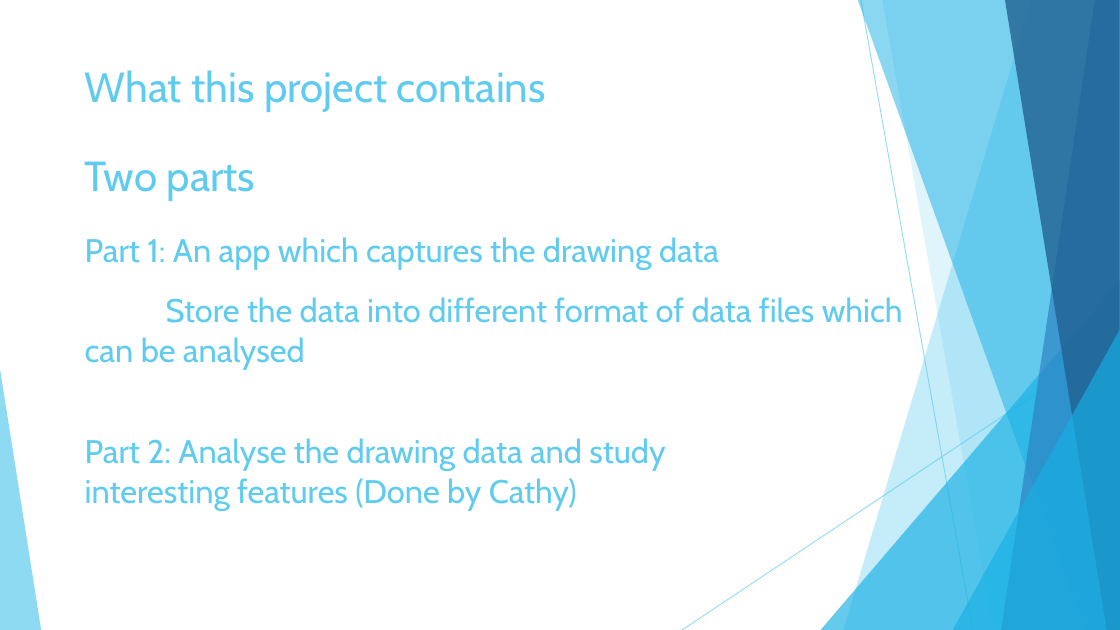
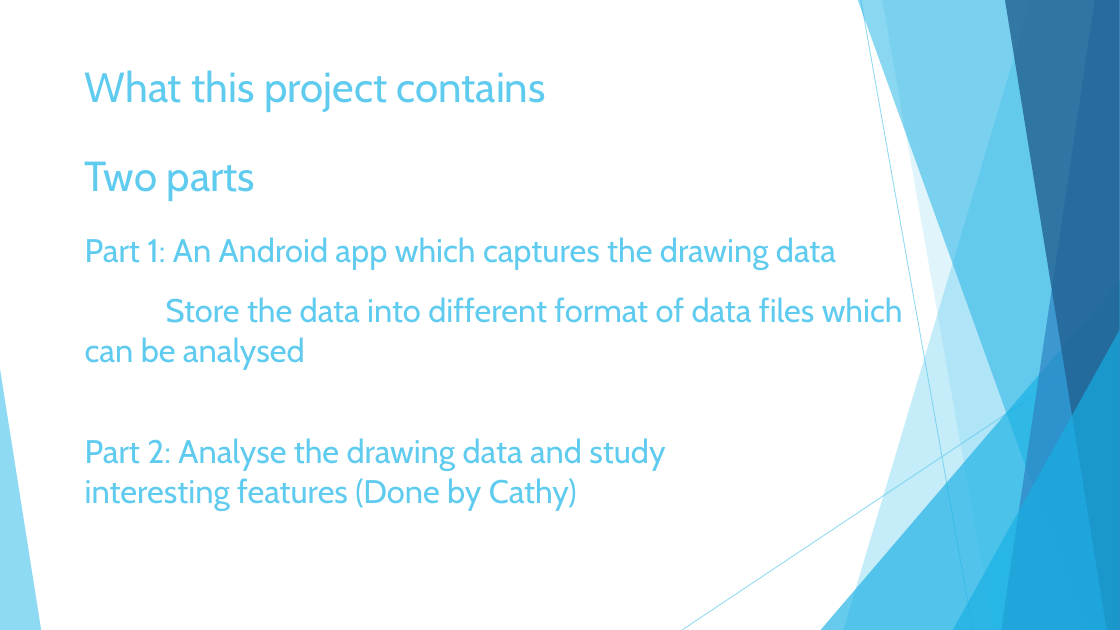
Before and after one commit to JiashuWu/NeuroGraph, a slide deck: slide 11 of Neurograph Project Presentation/Neurograph Presentation Jiashu Wu.pptx. Drawn at 1120x630 pixels with LibreOffice and Linux fonts; fonts in the diff are those of the drawing. Boxes give left, top, right and bottom in pixels: in the first picture for what was removed or moved away, otherwise in the second. Text is boxed around its words. In the diff, an @@ line names an element or a change of style, - is before the commit and + after.

```diff
--- a/Neurograph Project Presentation/Neurograph Presentation Jiashu Wu.pptx
+++ b/Neurograph Project Presentation/Neurograph Presentation Jiashu Wu.pptx
@@ text at box(85, 237, 836, 270): text changed @@
-Part 1: An app which captures the drawing data
+Part 1: An Android app which captures the drawing data
```
Also in this commit, not shown: 14 other slides changed, 5 slides added, 1 other file.
